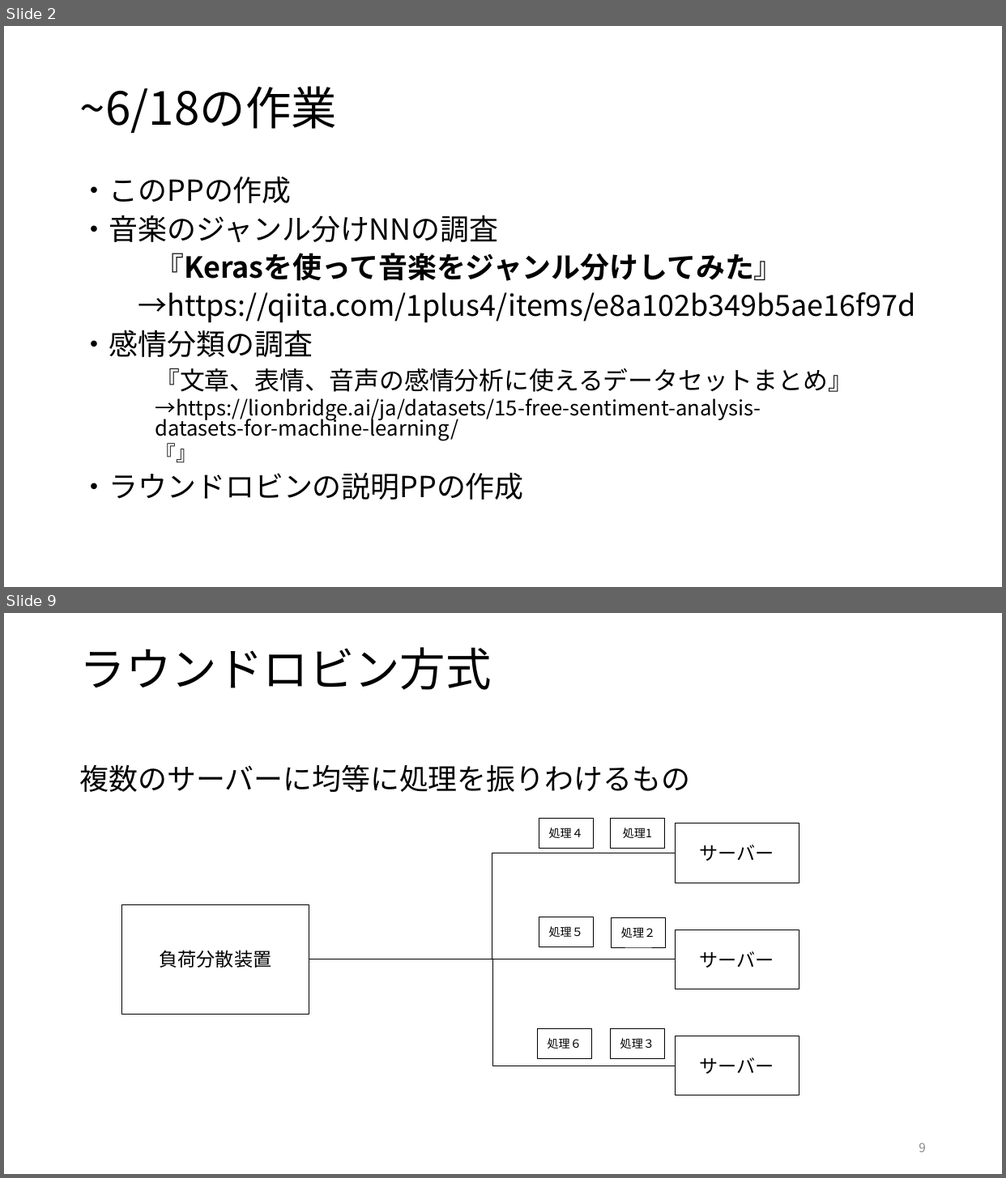
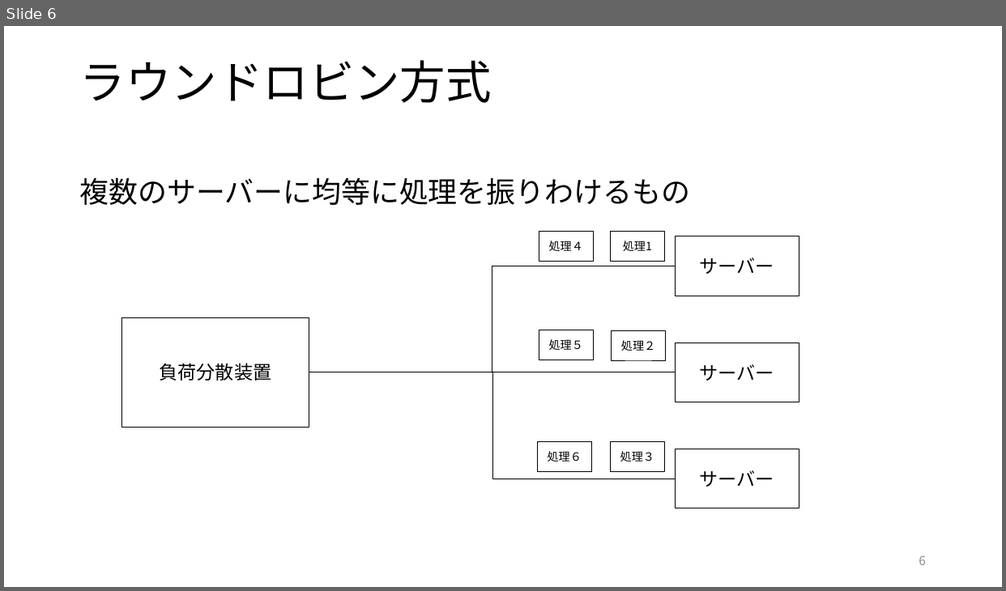
Before and after one commit to kait-takanolab/1821144-yoshii-thesis, a slide deck: 1821144_yoshii_sotsuken_0725.pptx. Shown one above the other, each under a label of ours: slides 2 and 9 before the commit, slide 6 after it; the slides between them are not shown. The pictures are 1006x1178 and 1006x591 pixels, drawn with LibreOffice and Linux fonts; fonts in the diff are those of the drawing. Boxes give left, top, right and bottom in pixels: in the first picture for what was removed or moved away, otherwise in the second. Text is boxed around its words. In the diff, an @@ line names an element or a change of style, - is before the commit and + after.

```diff
--- a/1821144_yoshii_sotsuken_0725.pptx
+++ b/1821144_yoshii_sotsuken_0725.pptx
@@ slide 2 removed at (4,26,1002,587), background #FFFFFF @@
@@ title removed at (80,86,337,133) @@
-~6/18の作業
@@ text removed at (80,177,916,500) @@
-・このPPの作成
-・音楽のジャンル分けNNの調査
-『Kerasを使って音楽をジャンル分けしてみた』
-→https://qiita.com/1plus4/items/e8a102b349b5ae16f97d
-・感情分類の調査
-『文章、表情、音声の感情分析に使えるデータセットまとめ』
-    →https://lionbridge.ai/ja/datasets/15-free-sentiment-analysis- datasets-for-machine-learning/
-    『』
-・ラウンドロビンの説明PPの作成
@@ what was slide 9 is now slide 6 @@
@@ page number at (918,556,926,565): text changed @@
-9
+6
```
Also in this commit, not shown: 6 slides changed, 3 slides added, 1 other slide removed.
